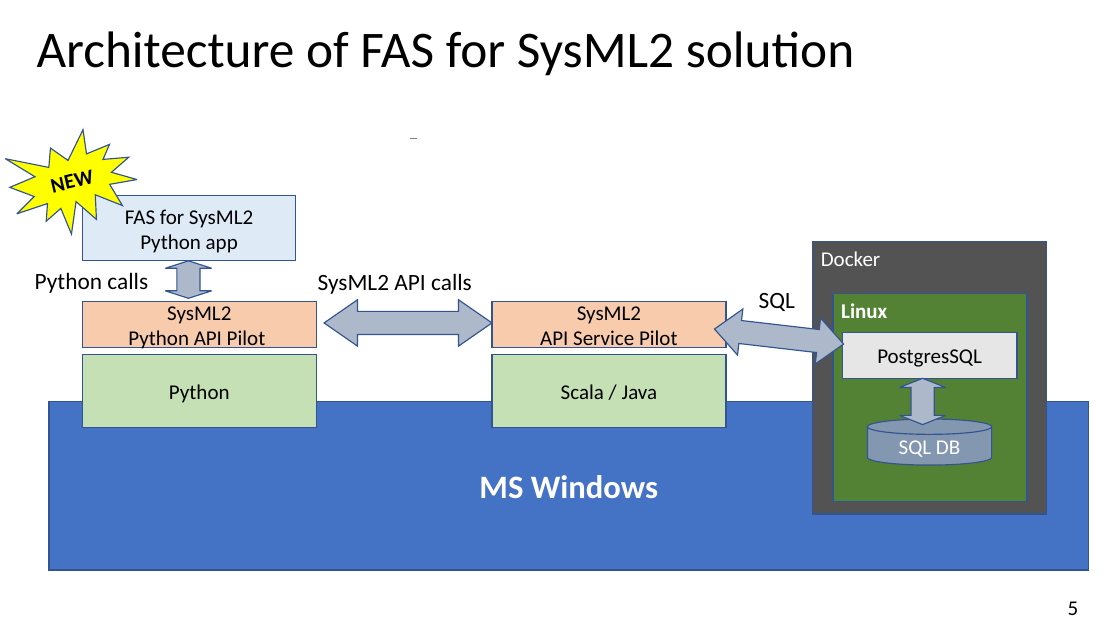
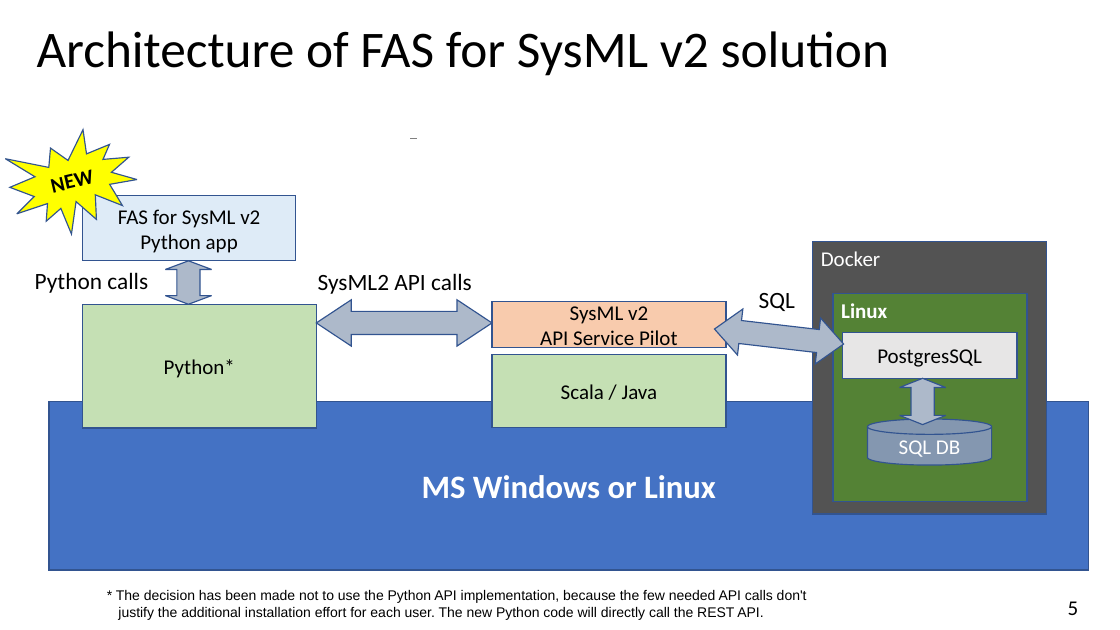
Before and after one commit to GfSE/fas4sysmlv2, a slide deck: slide 5 of doc/tech-docs/sysmlv2-pilot/fas4sysmlv2.odp. Drawn at 1120x630 pixels with LibreOffice and Linux fonts; fonts in the diff are those of the drawing. Boxes give left, top, right and bottom in pixels: in the first picture for what was removed or moved away, otherwise in the second. Text is boxed around its words. In the diff, an @@ line names an element or a change of style, - is before the commit and + after.

```diff
--- a/doc/tech-docs/sysmlv2-pilot/fas4sysmlv2.odp
+++ b/doc/tech-docs/sysmlv2-pilot/fas4sysmlv2.odp
@@ title at <box>37,31,889,76</box>: text changed @@
-Architecture of FAS for SysML2 solution
+Architecture of FAS for SysML v2 solution
@@ text in rectangle at <box>118,206,260,228</box>: text changed @@
-FAS for SysML2
+FAS for SysML v2
@@ up down arrow: place and size @@
-up down arrow at <box>166,261,212,299</box>
+up down arrow at <box>166,261,212,305</box>
@@ rectangle "Python*": place and size @@
-rectangle "Python*" at <box>82,355,317,429</box>
+rectangle "Python*" at <box>82,304,317,428</box>
@@ rectangle removed at <box>82,302,317,348</box> @@
-SysML2
-Python API Pilot
@@ up down arrow: place and size @@
-up down arrow at <box>324,300,492,346</box>
+up down arrow at <box>317,300,492,346</box>
@@ up down arrow at <box>317,300,492,346</box>: proportions changed @@
@@ text in rectangle at <box>570,306,648,324</box>: text changed @@
-SysML2
+SysML v2
@@ text in rectangle at <box>164,359,235,378</box>: text changed @@
-Python
+Python*
@@ text in rectangle at <box>422,475,716,498</box>: text changed @@
-MS Windows
+MS Windows or Linux
@@ text added at <box>116,590,807,620</box>, 12 pt, text #000000 @@
+* The decision has been made not to use the Python API implementation, because the few needed API calls don't
+justify the additional installation effort for each user. The new Python code will directly call the REST API.
```
Also in this commit, not shown: 5 other slides changed, 1 other file.
